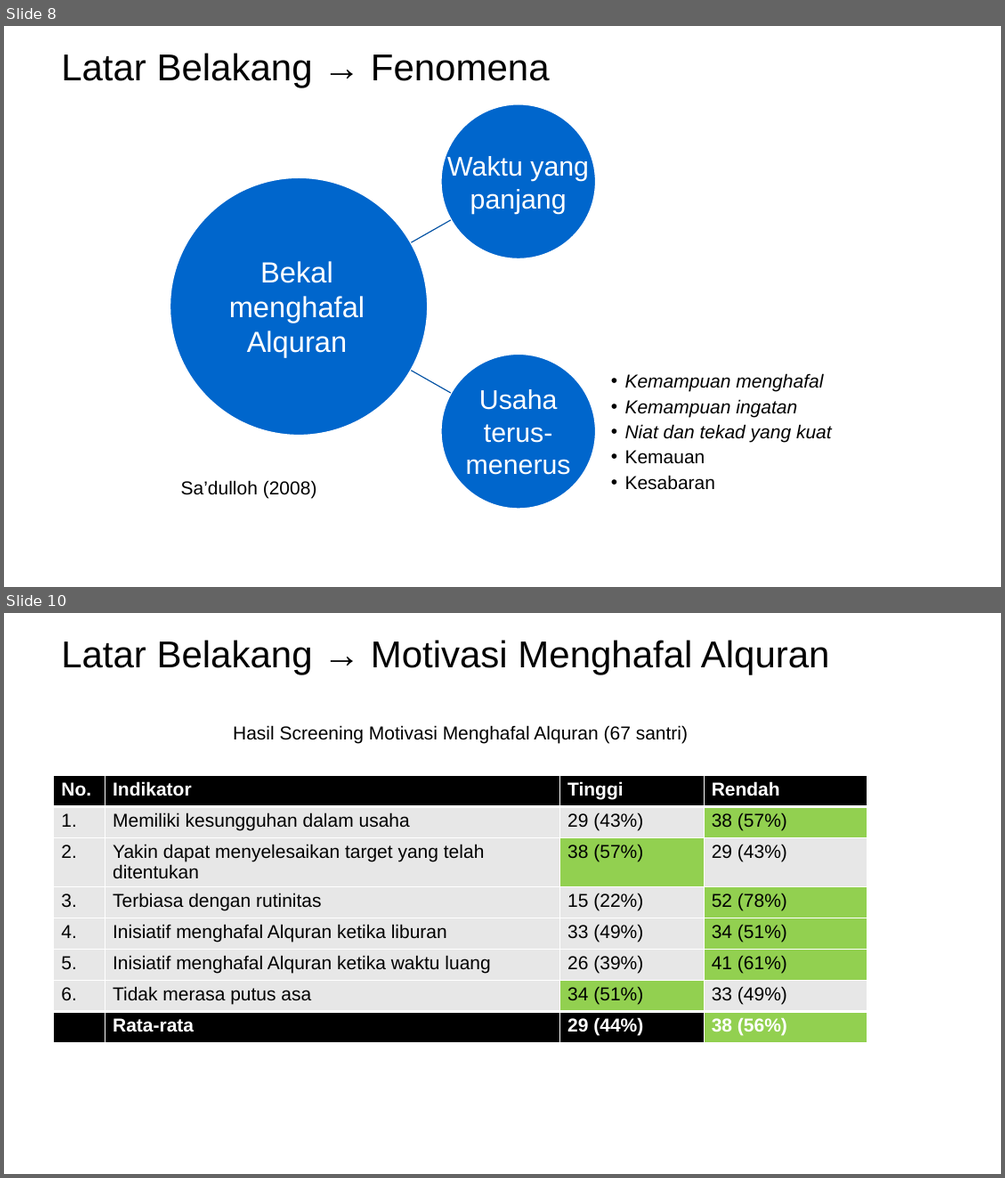
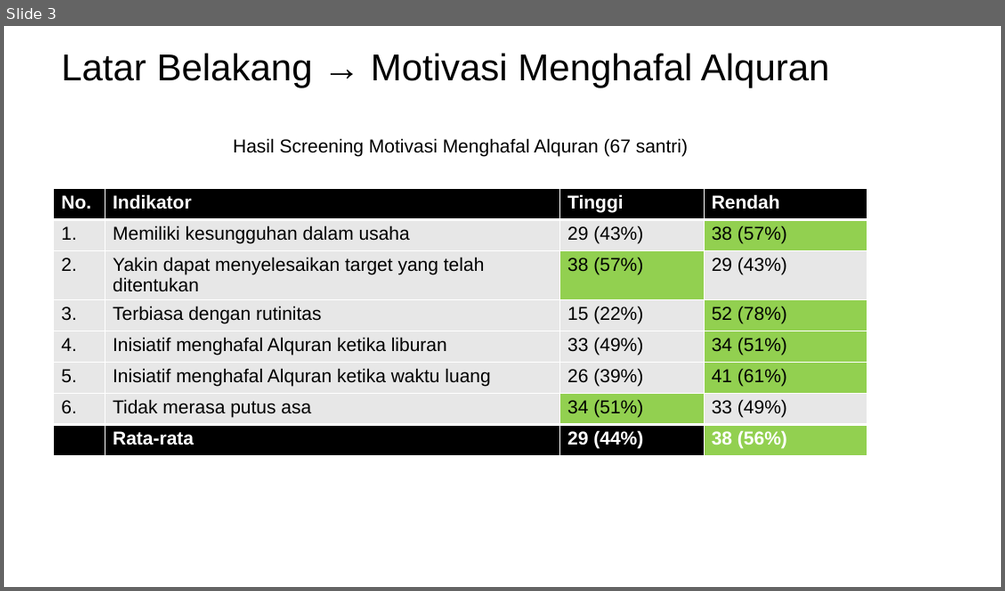
Before and after one commit to mzaini30/skripsi, a slide deck: seminar proposal.pptx. Shown one above the other, each under a label of ours: slides 8 and 10 before the commit, slide 3 after it; the slides between them are not shown. The pictures are 1005x1178 and 1005x591 pixels, drawn with LibreOffice and Linux fonts; fonts in the diff are those of the drawing; background and template pictures are left out. Boxes give left, top, right and bottom in pixels: in the first picture for what was removed or moved away, otherwise in the second. Text is boxed around its words. In the diff, an @@ line names an element or a change of style, - is before the commit and + after.

```diff
--- a/seminar proposal.pptx
+++ b/seminar proposal.pptx
@@ slide 8 removed at <box>4,26,1001,587</box>, background picture (left out) @@
@@ title removed at <box>61,53,550,87</box> @@
-Latar Belakang → Fenomena
@@ text removed at <box>229,261,364,357</box> @@
-Bekal menghafal Alquran
@@ group removed at <box>170,104,832,508</box>: 3 ellipses, 3 texts, 2 freeform shapes @@
-Waktu yang panjang
-Usaha terus-menerus
-  • Kemampuan menghafal
-  • Kemampuan ingatan
-  • Niat dan tekad yang kuat
-  • Kemauan
-  • Kesabaran
@@ text removed at <box>181,480,317,499</box> @@
-Sa’dulloh (2008)
@@ what was slide 10 is now slide 3 @@
```
Also in this commit, not shown: 2 slides changed, 12 other slides removed, 4 other files.
